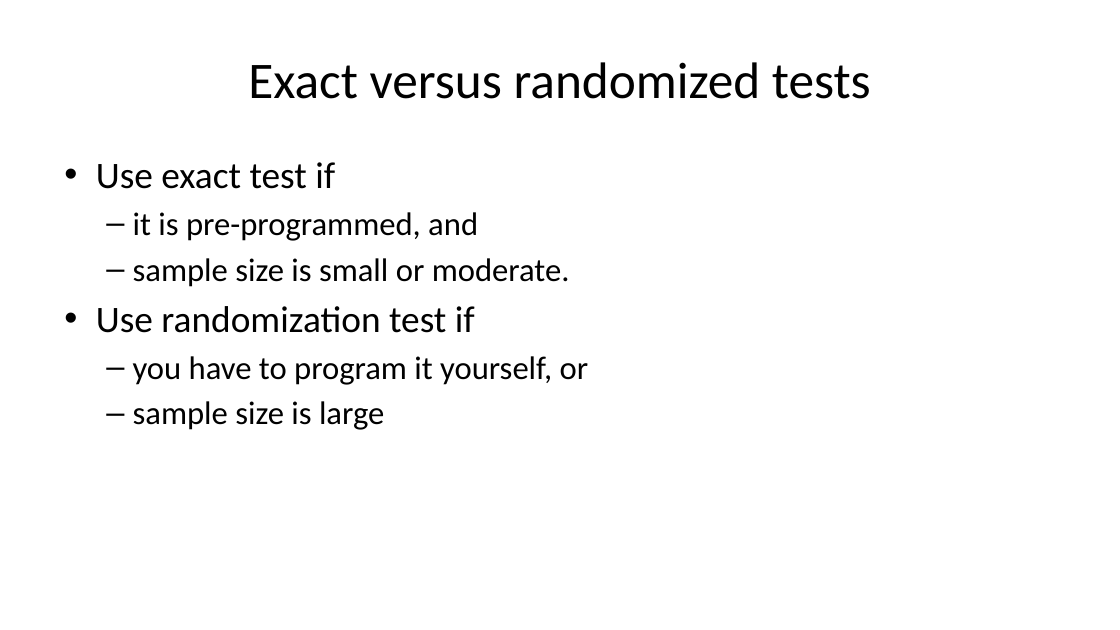
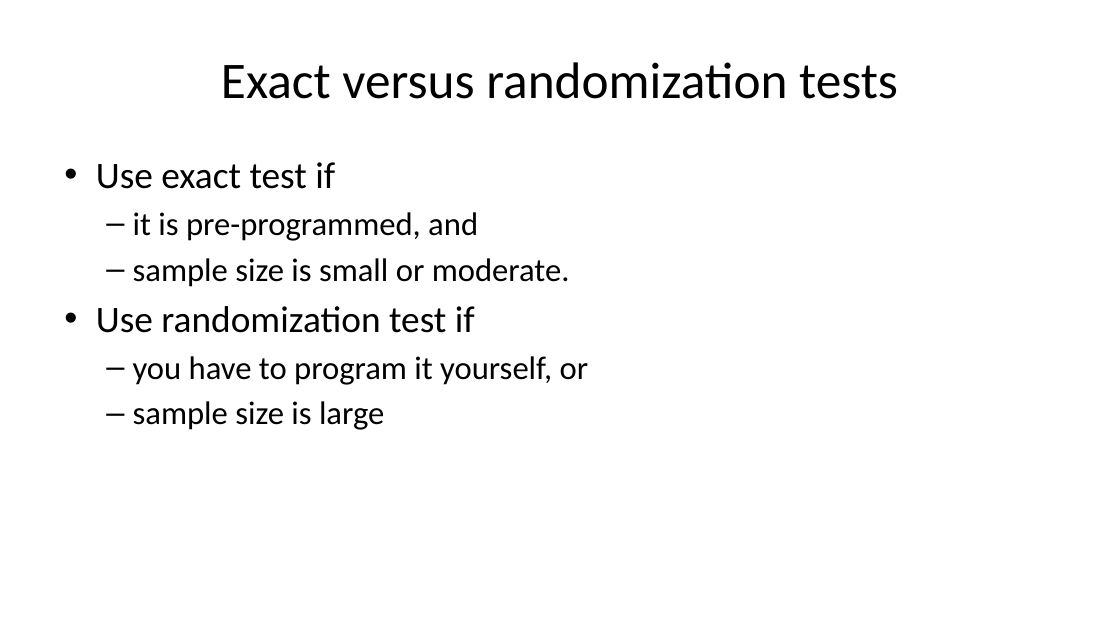
Before and after one commit to pmean/talks, a slide deck: slide 68 of exact-tests/results/exact-and-randomization-tests.pptx (slide 70 before the commit). Drawn at 1120x630 pixels with LibreOffice and Linux fonts; fonts in the diff are those of the drawing. Boxes give left, top, right and bottom in pixels: in the first picture for what was removed or moved away, otherwise in the second. Text is boxed around its words. In the diff, an @@ line names an element or a change of style, - is before the commit and + after.

Commit message:
Finalized exact-tests talk

```diff
--- a/exact-tests/results/exact-and-randomization-tests.pptx
+++ b/exact-tests/results/exact-and-randomization-tests.pptx
@@ title at bbox=[221, 62, 898, 99]: text changed @@
-Exact versus randomized tests
+Exact versus randomization tests
```
Also in this commit, not shown: 11 other slides changed, 2 slides added, 3 slides removed, 3 other files.
